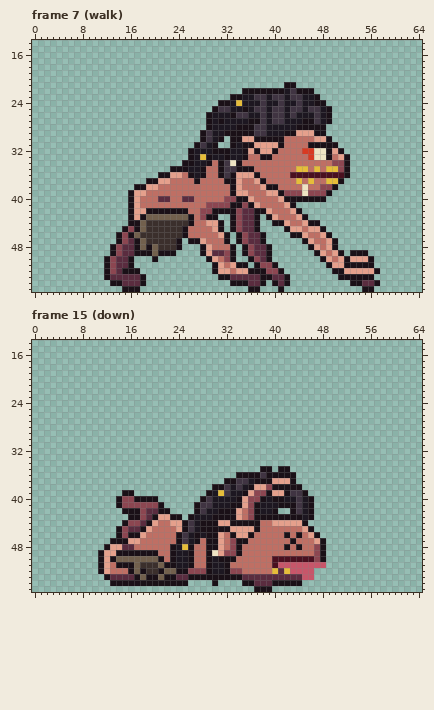
Two versions of one pixel-art file, assets/source/characters/troglodyte/trog_01.ase. The picture above is the old version.
80x56 pixels, 16 frames. Shown: frame 7 (walk): x 0..64, y 14..55; frame 15 (down): x 0..64, y 14..55. The commit also changed other frames, which this record leaves out.
New version:
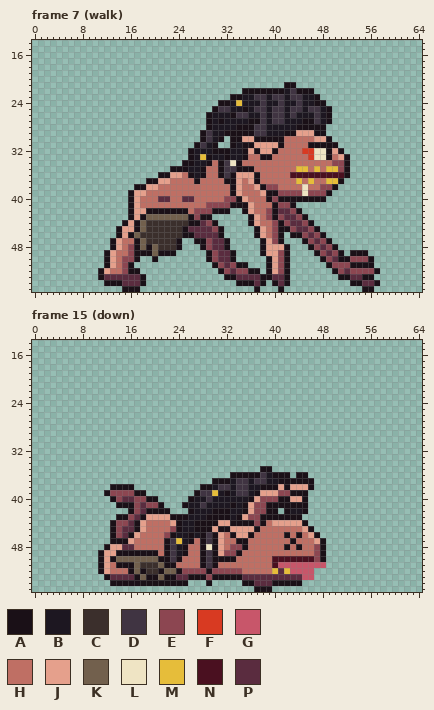
Palette (. is transparent): A #1a1017  B #1d1721  C #3b2f2c  D #403442  E #8c4651  F #d83a22  G #c8566a  H #bf6f64  J #e5a08c  K #72604d  L #efe4c4  M #e6bd3a  N #4a1020  P #5a2c3f
The exact change:
Changed rows in their new state; - is an unchanged pixel.
Frame 7 (walk):
first column x 11:
37 -------------------------JAH------------------
38 --------------------------JAEE----------------
39 ------------------------H--JAAE---------------
40 ------------------------JH--AEA---------------
41 ------------------------AJH--AEE--------------
42 ----------------E-----..AJHHEAPPE-------------
43 ----------------EA-.--...AJHEAEPPE------------
44 ----AJ----------APEA.-...AJHHE-EPPE-.---------
45 ---AJJ---------PPPPE--....-JHEA-EPPEA.--------
46 ----J----------APPPPA.-...AJHEA---EPEA.-------
47 --AJHH---------.-AEPP--....-JEA----EPEA.------
48 ---JHE------------EPPA.-...AJJJA----EPE-------
49 -AJHHE-----------.AE-P--...AJJEA-----EPE------
50 --JHEEA------------EPP---...-JEA------EPA-EEE-
51 --JHE---------------EPE---..AJEA-------EEE----
52 AJHHE--------------.AEPEE--.AJEA--------EPEEEE
53 AP------------------.-A-------------------PP--
54 -A--------------------.--A--------------------
55 -------------------------.--------------------
Frame 15 (down):
first column x 12:
35 -----------------------------..----
36 ---------------------A-----B---.AA-
37 ------------------AA-B---DDBBAA-AAA
38 -AAAA-----------AABD---DBBAA-J-JJJA
39 AEEEEAA--------ADDMBA-DDBAJJ-EEAA--
40 -AEPPEE-------ABB-----BBAJEEE-AJJA.
41 ---AA-P------ABB-B----BAJEEAA---AA.
42 ---.-EPAA-----ABB-A--BBAJEEA--ABBA.
43 --AAEPAJJ----AB--A---BAJ-E-------..
44 -AEEPAJHH---ABBA---------EA--------
45 -AEP-AJH---EABBA--J----------------
46 -AEP-JH---EABBABAD-----------------
47 -----H----ADMBAHAD---H-------------
48 ----------AD-AH-AL----EA-----------
49 ----------AD-AH-ADA----------------
50 ----------ADAHH-ADA----------------
51 ------------HHH-ADAHH--------------
52 -------------E----EEE--------------
53 -----------------E-----------------
54 -----------------A.----------------
Pixel boxes of the changes (left, top, right, bottom) in both pictures:
changed: (188, 178, 374, 292)
changed: (98, 220, 140, 286)
changed: (104, 466, 314, 586)
